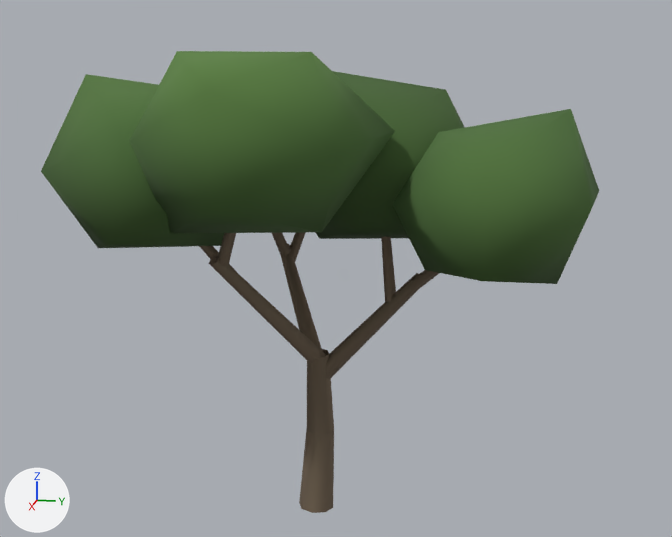
Before and after pictures for a commit that changed the glTF model styles/massif/carto/models/tree-clumped.glb.
Both versions are drawn from a camera (50 mm lens) standing at (14.86, 3.33, 8.09) and looking at (-0.2, 0.32, 4.33). The lights are fixed; the arrows at lower left show +X, +Y and +Z. The older version comes first.

The scene before the commit, as lines of its bpy script (objects in view):
```python
me_tree_clumped = bpy.data.meshes.new('tree-clumped')
me_tree_clumped.from_pydata(...)  # 188 vertices, 236 faces; spans x -4.03..3.65, y -4.07..4.58, z -0.02..7.94
me_tree_clumped.materials.append(mat_tree_clumped)
ob_tree_clumped = bpy.data.objects.new('tree-clumped', me_tree_clumped)
ob_tree_clumped.location = (0.0, 0.0, 0.0)
```
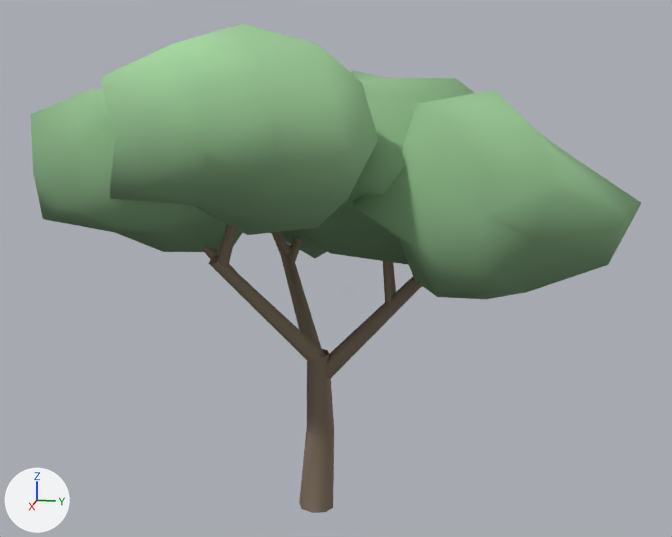
Boxes [x1, y1, x2, y2] around the edits, measured in the pictures (672 x 537 px):
'tree-clumped', reshaped (9% wider): before [41, 51, 599, 513]; after [30, 24, 641, 513]
part 1 of me_tree_clumped, rebuilt (16% taller): before [129, 51, 395, 233]; after [101, 24, 378, 235]
part 2 of me_tree_clumped, rebuilt: before [41, 74, 224, 248]; after [30, 89, 243, 252]
part 3 of me_tree_clumped, rebuilt (39% wider, 19% taller): before [392, 109, 599, 284]; after [353, 90, 641, 299]
part 4 of me_tree_clumped, built on: before [315, 71, 465, 239]; after [271, 70, 474, 265]
part 5 of me_tree_clumped, edited (looks the same): [202, 233, 422, 513] in both

The change, as a list of edits to the scene's bpy script:
```text
Change me_tree_clumped:
    used by ob_tree_clumped; location = (0.0, 0.0, 0.0)
    remove me_tree_clumped.from_pydata(...)  # 188 vertices, 236 faces; spans x -4.03..3.65, y -4.07..4.58, z -0.02..7.94
    add me_tree_clumped.from_pydata(...)  # 368 vertices, 596 faces; spans x -4.22..3.9, y -4.48..5.12, z -0.02..8.31
    me_tree_clumped part 1: the loose piece of 12 vertices spanning x 0.38..3.65, y -2.4..1.43, z 5.3..7.94 is rebuilt with 42 vertices and now spans x 0.14..3.9, y -2.6..1.36, z 5.32..8.31
    me_tree_clumped part 2: the loose piece of 12 vertices spanning x -0.72..2.75, y -4.07..-0.39, z 4.75..7.57 is rebuilt with 42 vertices and now spans x -0.85..2.62, y -4.48..-0.12, z 4.74..7.49
    me_tree_clumped part 3: the loose piece of 12 vertices spanning x -1.52..2.2, y 1.46..4.58, z 4.38..7.09 is rebuilt with 42 vertices and now spans x -1.84..2.09, y 0.64..5.12, z 4.07..7.36
    me_tree_clumped part 4
    11 vertices are removed from x -2.74..0.91, y -0.95..2.64, z 4.71..7.65
    40 faces are deleted
    1 vertex moves within x -2.52, y 1.02, z 5.23
    71 vertices are added at x -4.22..1.57, y -2.28..2.88, z 3.98..7.56
    160 new faces join them
    me_tree_clumped part 5: 116 kept faces spanning x -2.33..2.07, y -2.37..2.91, z -0.02..6.27 get new vertex colours; the middle colour goes from brown #716250 to brown #827362
    other edits to the shape of me_tree_clumped do not show in these pictures
```
